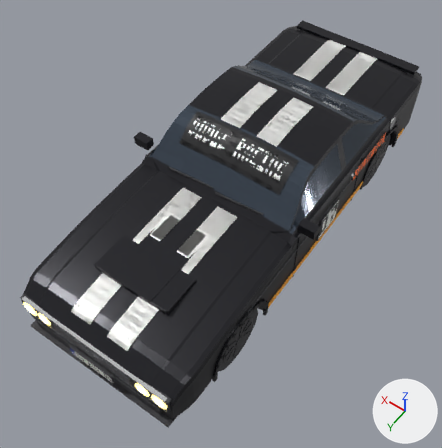
What one commit did to the glTF model assets/cars/braxton/braxton.glb.
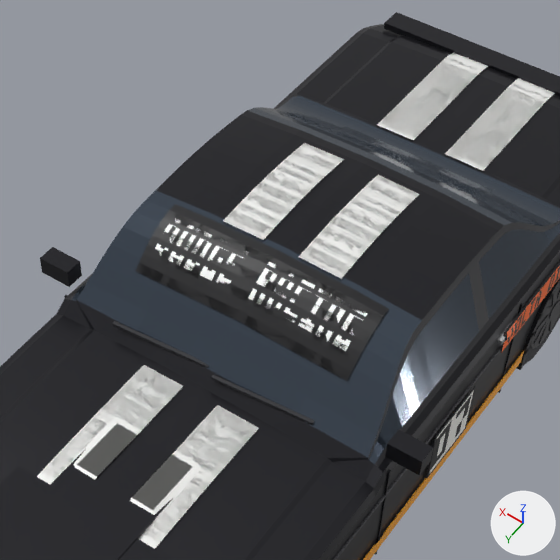
Each version is shown whole from a 50 mm camera at (-2.41, 3.84, 5.75) aimed at (0.01, 0.45, 0.43), then close up on the part from 26% to 86% of the width and 3% to 62% of the height. Every picture has the same lights, and +X, +Y and +Z are marked at lower right. The first two pictures are the older version. Where no turn or scale is listed for an object, it has been applied to the vertices. Vertices at exactly the same position are counted once.

The scene before the commit, as lines of its bpy script (objects in view):
```python
ob_body_001 = bpy.data.objects.new('body.001', me_body_014)
ob_body_001.location = (0.0, 0.0, 0.0)
ob_livery_001 = bpy.data.objects.new('livery.001', me_livery_014)
ob_livery_001.location = (0.0, 0.0, 0.0)
ob_wheel_rl_001 = bpy.data.objects.new('wheel_RL.001', me_wheel_rl_014)
ob_wheel_rl_001.location = (-0.795, -1.475, 0.36)
```
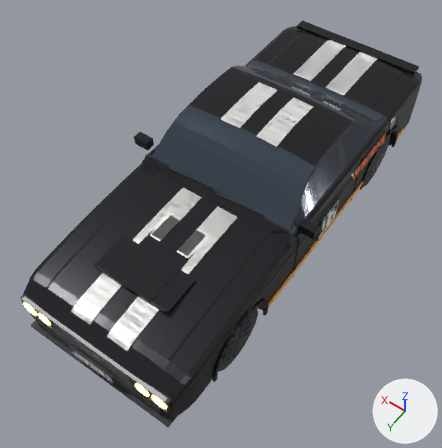
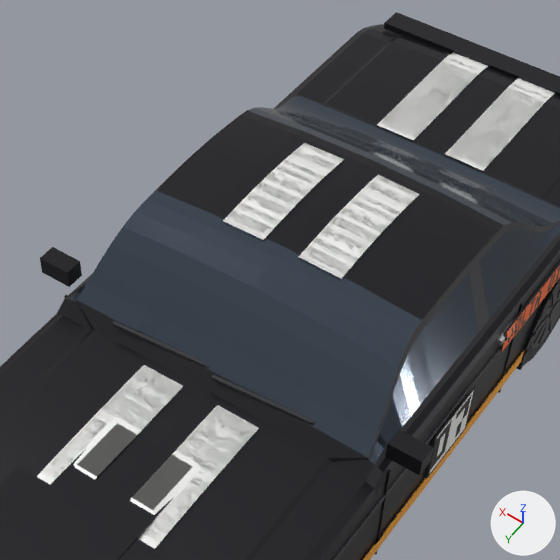
What changed in the scene script:
```text
Change me_livery_014:
    used by ob_livery_001; location = (0.0, 0.0, 0.0)
    remove me_livery_014.from_pydata(...)  # 5842 vertices, 11632 faces; spans x -0.99..0.99, y -2.48..2.34, z 0.36..1.47
    add me_livery_014.from_pydata(...)  # 5248 vertices, 10448 faces; spans x -0.99..0.99, y -2.48..2.34, z 0.36..1.47
    me_livery_014 part 1: the loose piece of 594 vertices spanning x -0.62..0.62, y 0.02..0.35, z 1.24..1.46 is deleted
    remove me_livery_014.materials.append(mat_braxton_banner)  # picture img_braxton_banner
```

What differs and where, as boxes (x1, y1, x2, y2) in the close-ups (560 x 560 px):
part 1 of me_livery_014, deleted
    before: (136, 204, 389, 381)
